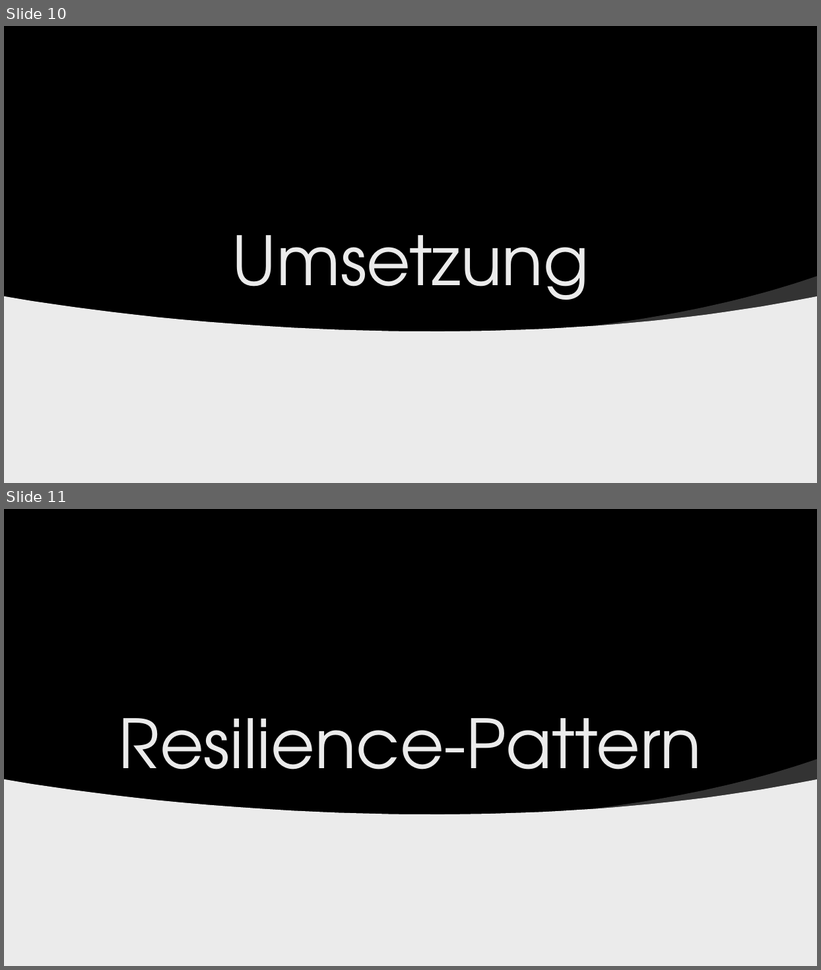
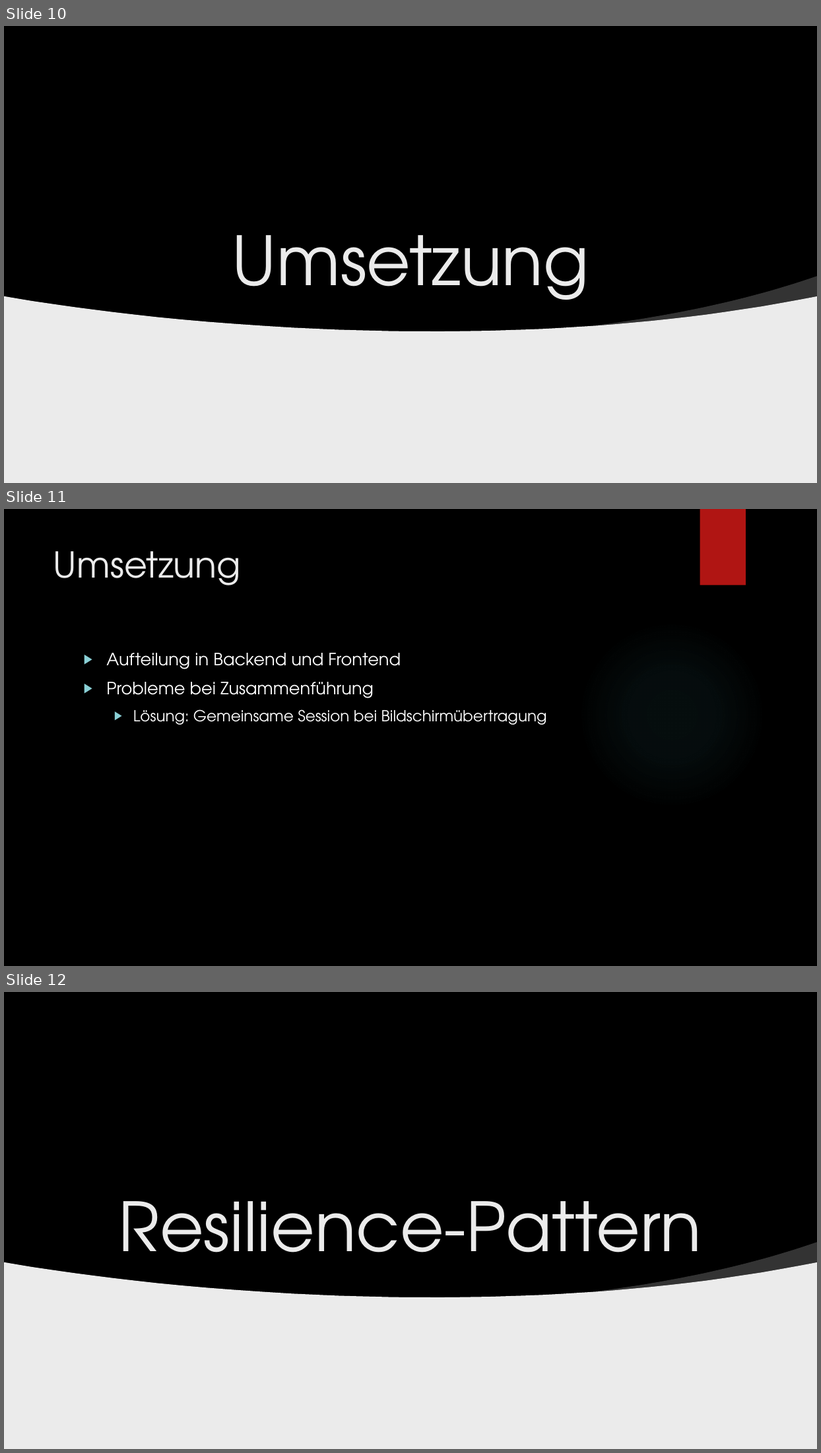
Before and after one commit to der10pm/gca, a slide deck: GCA_Abschlusspraesi_Szablewski_Linnenbaum.pptx. Shown one above the other, each under a label of ours: slides 10 and 11 before the commit, slides 10, 11 and 12 after it. The pictures are 821x970 and 821x1453 pixels, drawn with LibreOffice and Linux fonts; fonts in the diff are those of the drawing; grey boxes stand for pictures; background and template pictures are left out. Boxes give left, top, right and bottom in pixels: in the first picture for what was removed or moved away, otherwise in the second. Text is boxed around its words. In the diff, an @@ line names an element or a change of style, - is before the commit and + after.

```diff
--- a/GCA_Abschlusspraesi_Szablewski_Linnenbaum.pptx
+++ b/GCA_Abschlusspraesi_Szablewski_Linnenbaum.pptx
@@ slide 11 added at [4,509,817,966], background picture (left out) @@
@@ rectangle added at [700,509,746,586], fill #B01513 @@
@@ title added at [54,551,241,586], 42 pt, text #EBEBEB @@
+Umsetzung
@@ ellipse added at [578,621,766,809], fill gradient #50B9C1 @@
@@ text added at [106,653,547,725], 20 pt, text #FFFFFF @@
+▶ Aufteilung in Backend und Frontend
+▶ Probleme bei Zusammenführung
+  ▶ Lösung: Gemeinsame Session bei Bildschirmübertragung
@@ what was slide 11 is now slide 12 @@
```
Also in this commit, not shown: 6 other slides added, 1 slide removed, 1 other file.
